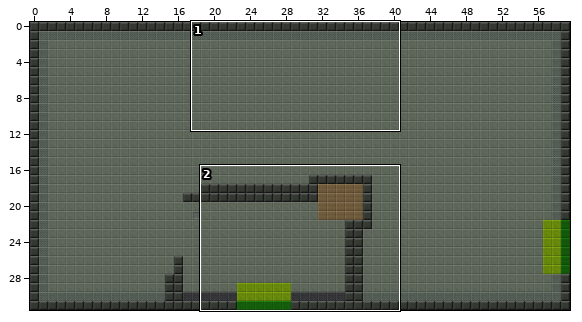
Tiled map, stored at public/maps/campaign_01_room_003.tmx. The first picture is a wide view before the edit; the outline marks the close-up.
Close-up. Earlier state:
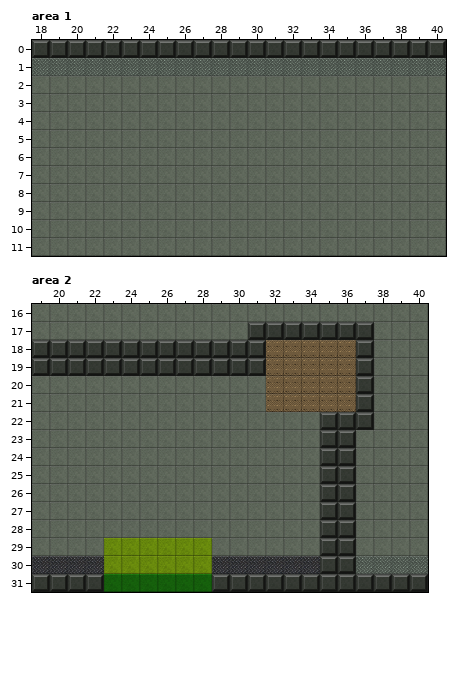
Cells are 32x32 px. Shown: area 1 x 18..40, y 0..11; area 2 x 19..40, y 16..31. The commit also changed other parts of the map, which this record leaves out.
The same view after the edit:
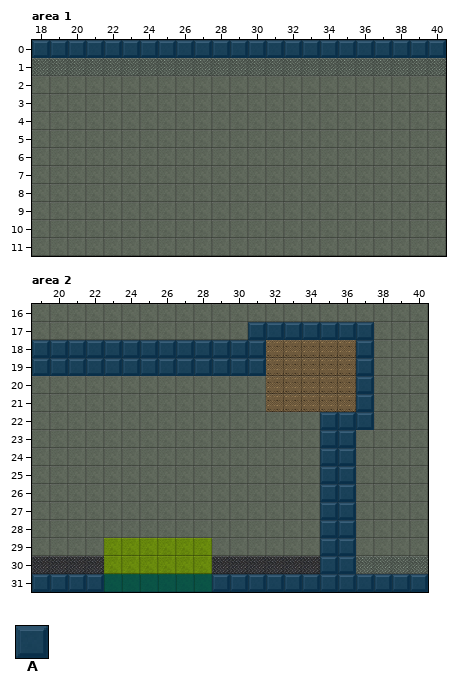
Key: from "collision_tiles": A 0.
_ is an empty cell.
Tiles of an added or newly shown layer are drawn over the layers below it.
See-through tiles are keyed as they look on the map.
The exact change:
Layer "collision" (now shown), area 1:
y 0: x 18..40 _______________________ -> AAAAAAAAAAAAAAAAAAAAAAA
Layer "collision" (now shown), area 2:
y 17: x 31..37 _______ -> AAAAAAA
y 18..19: x 19..31 _____________ -> AAAAAAAAAAAAA; x 37 _ -> A
y 20..21: x 37 _ -> A
y 22: x 35..37 ___ -> AAA
y 23..30: x 35..36 __ -> AA
y 31: x 19..40 ______________________ -> AAAAAAAAAAAAAAAAAAAAAA
